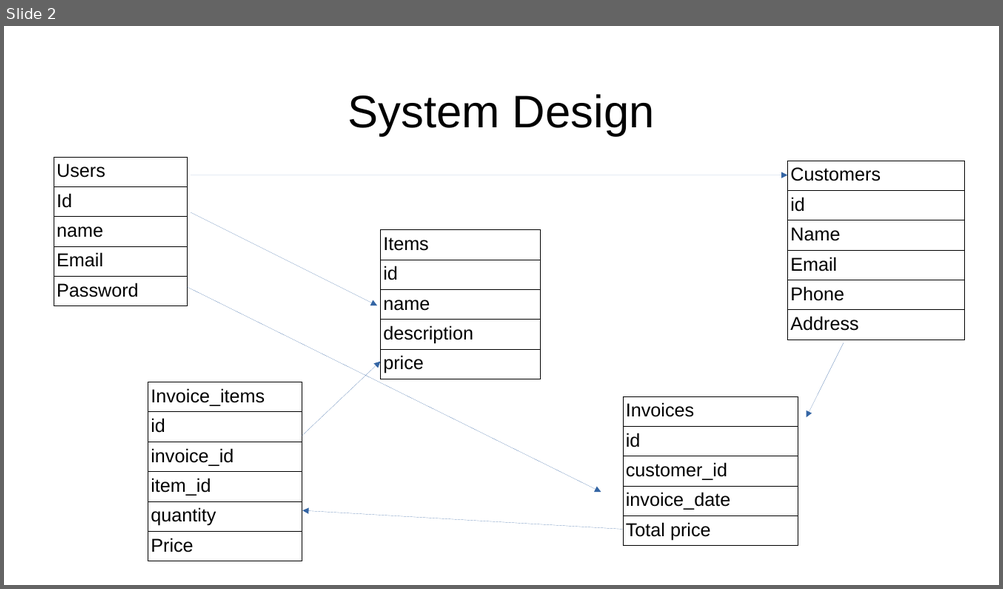
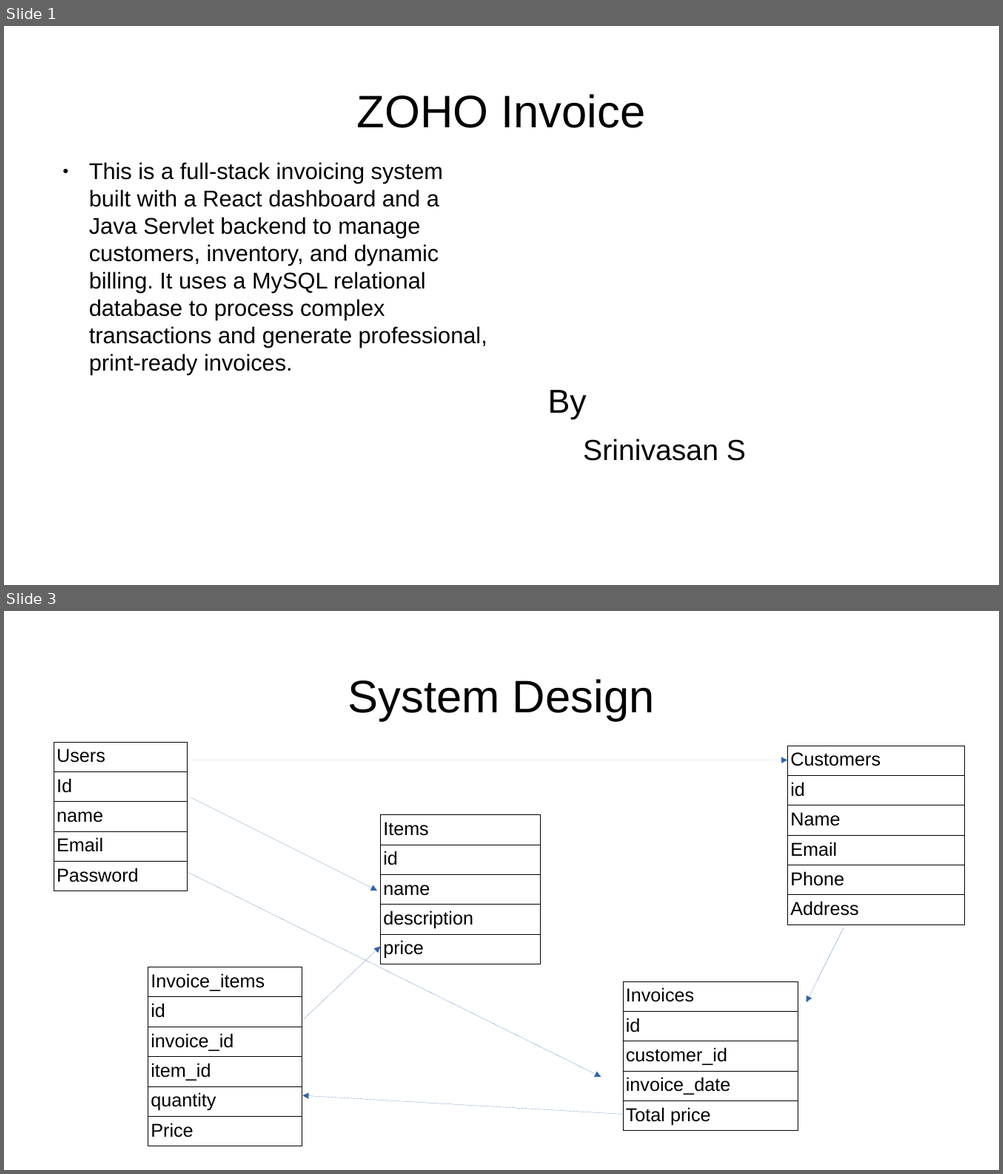
Before and after one commit to Srinivasan3009/ZohoInvoice, a slide deck: db.odp. Shown one above the other, each under a label of ours: slide 2 before the commit, slides 1 and 3 after it; the slides between them are not shown. The pictures are 1003x589 and 1003x1174 pixels, drawn with LibreOffice and Linux fonts; fonts in the diff are those of the drawing. Boxes give left, top, right and bottom in pixels: in the first picture for what was removed or moved away, otherwise in the second. Text is boxed around its words. In the diff, an @@ line names an element or a change of style, - is before the commit and + after.

```diff
--- a/db.odp
+++ b/db.odp
@@ slide 1 added at (4,26,999,585), background #FFFFFF @@
@@ title added at (357,94,645,128), 44 pt, text #000000 @@
+ZOHO Invoice
@@ text added at (89,162,487,375), 22 pt, text #000000 @@
+● This is a full-stack invoicing system built with a React dashboard and a Java Servlet backend to manage customers, inventory, and dynamic billing. It uses a MySQL relational database to process complex transactions and generate professional, print-ready invoices.
@@ text added at (548,390,745,461), 28 pt, text #000000 @@
+By
+  Srinivasan S
@@ what was slide 2 is now slide 3 @@
```
Also in this commit, not shown: 1 slide changed, 5 other slides added.
